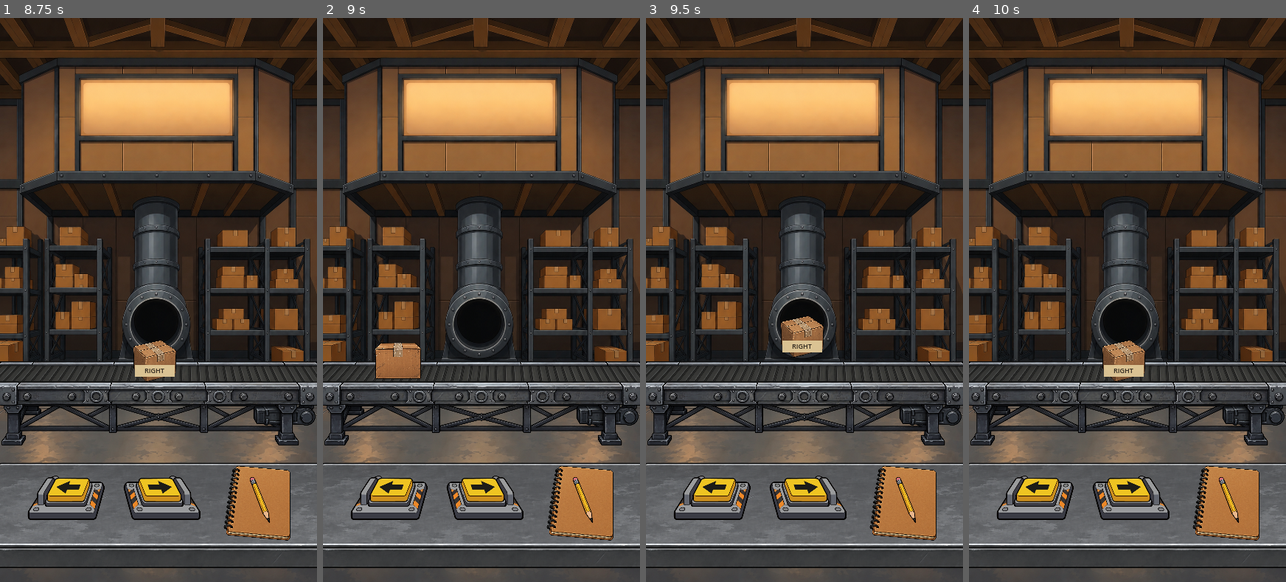
Above: before the commit, frames 1-4 (left to right).
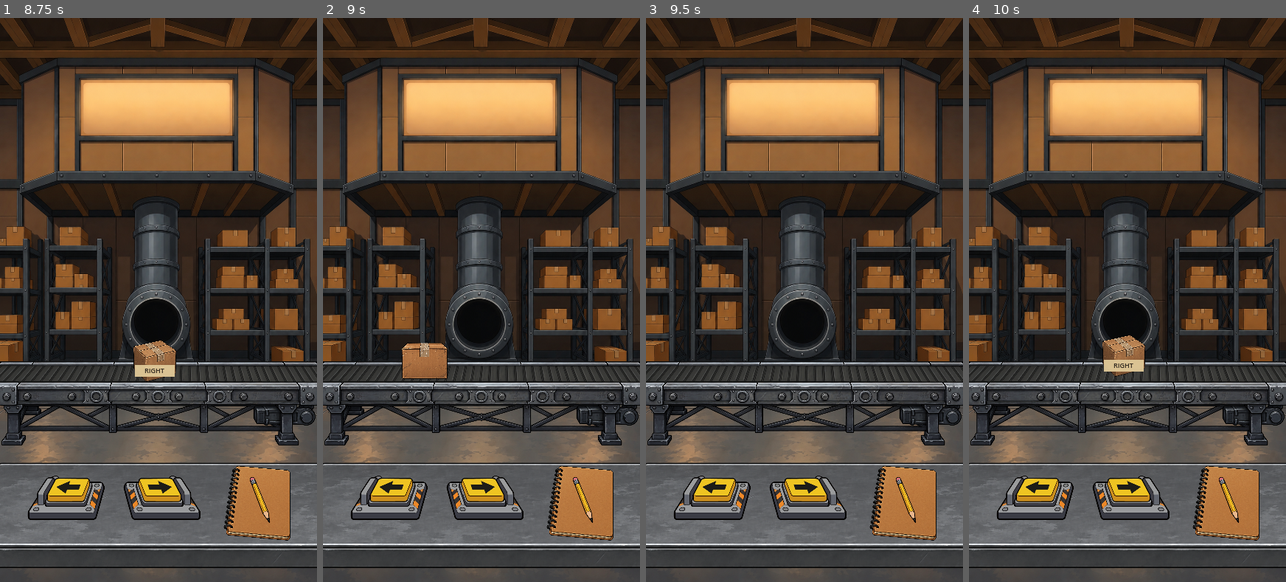
Above: after the commit, the same moments.

Repository: patrickcallahancomedy/comedian
Game: Godot game, scene res://scenes/story/opening_story.tscn
Same seed, same stepped clock (60 frames per second), same inputs: the game is played once before the commit and once after it.
Inputs (mouse positions are in pixels of both pictures, inside the frame that each line leads up to):
- Up to frame 1 (8.75 s): click "CONTINUE" at 0.5 s; click "CONTINUE" at 1.25 s; click "CONTINUE" at 2 s; tap Enter at 2.75, 6.5 s; tap Space at 3.5, 7.25 s; click "CONTINUE" at 4.25 s; click "CONTINUE" at 5 s; click "CONTINUE" at 5.75 s; click "CLOCK IN" at 8 s
- Up to frame 2 (9 s): click (392, 491) at 8.75 s
- Up to frame 3 (9.5 s): no input
- Up to frame 4 (10 s): no input

Frame 1 is identical in both runs. In frame 2, 1.7% of the frame differs, in the area x 0-100%, y 57-65%; in frame 3, 1.5%; in frame 4, 0.6%.

Commit message:
Slow routed box and belt motion

Diff:
--- a/godot/scripts/boxes/boxes_module.gd
+++ b/godot/scripts/boxes/boxes_module.gd
@@ -16,7 +16,7 @@
 var box_ready_position: Vector2
 var current_destination := "left"
 
-const ROUTE_DURATION := 0.5
+const ROUTE_DURATION := 0.75
 const BELT_SHIFT_RATIO := 0.06
 
 var left_normal = preload("res://assets/boxes/left_button.png")
